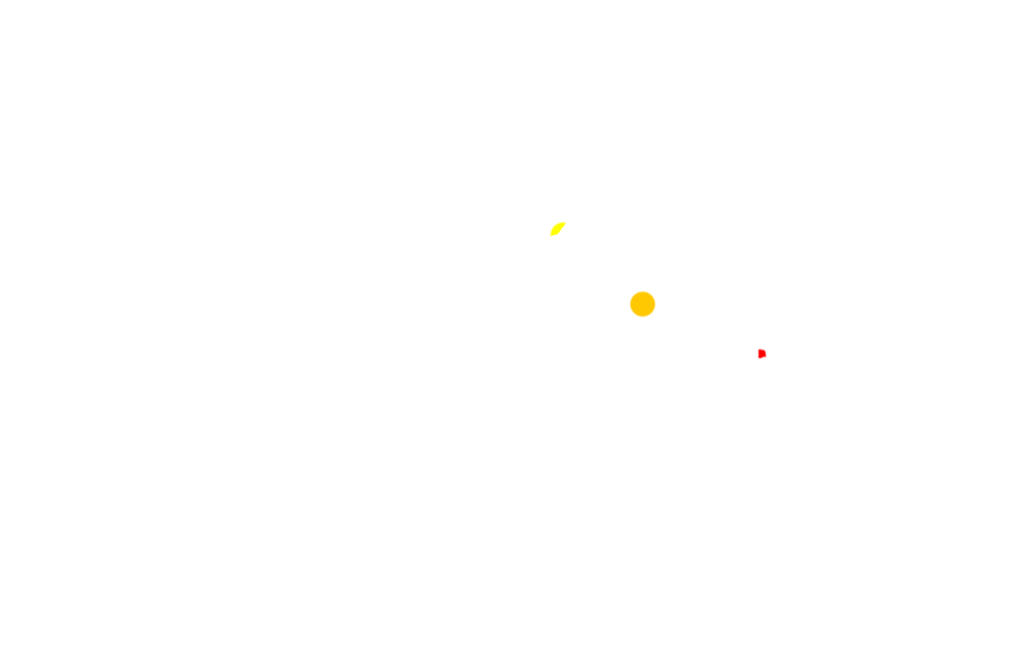
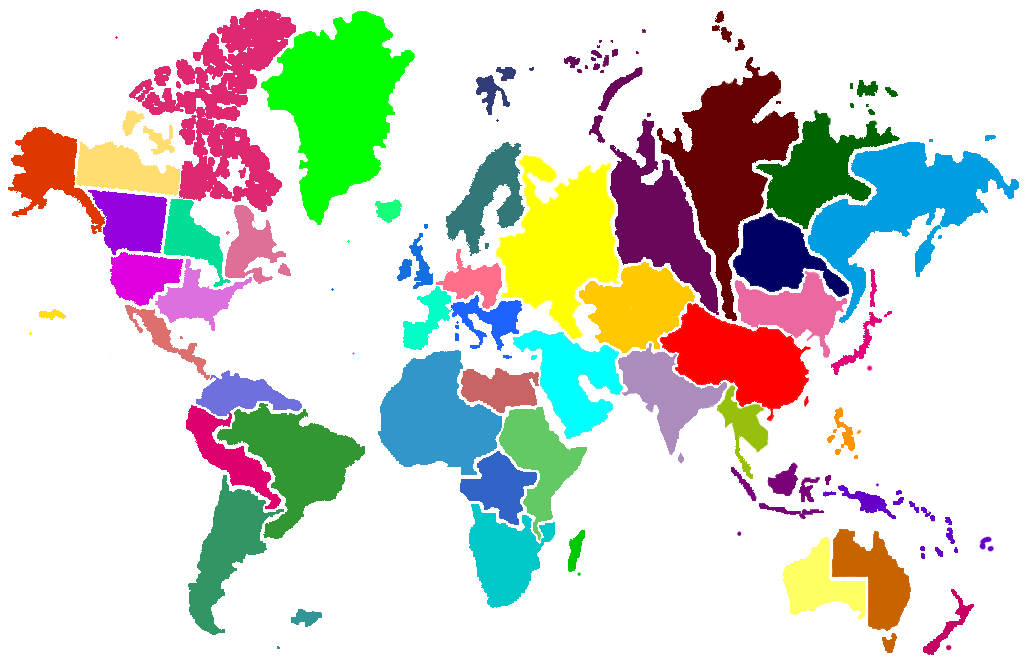
The second 1027px x 666px image is a revision of the first. Changes to its layers:
painted on "Ebene 2" over 29, 36, 952, 651
renamed "Ebene 1" to "Ebene 5", showed it, painted on it over 8, 9, 1019, 655
